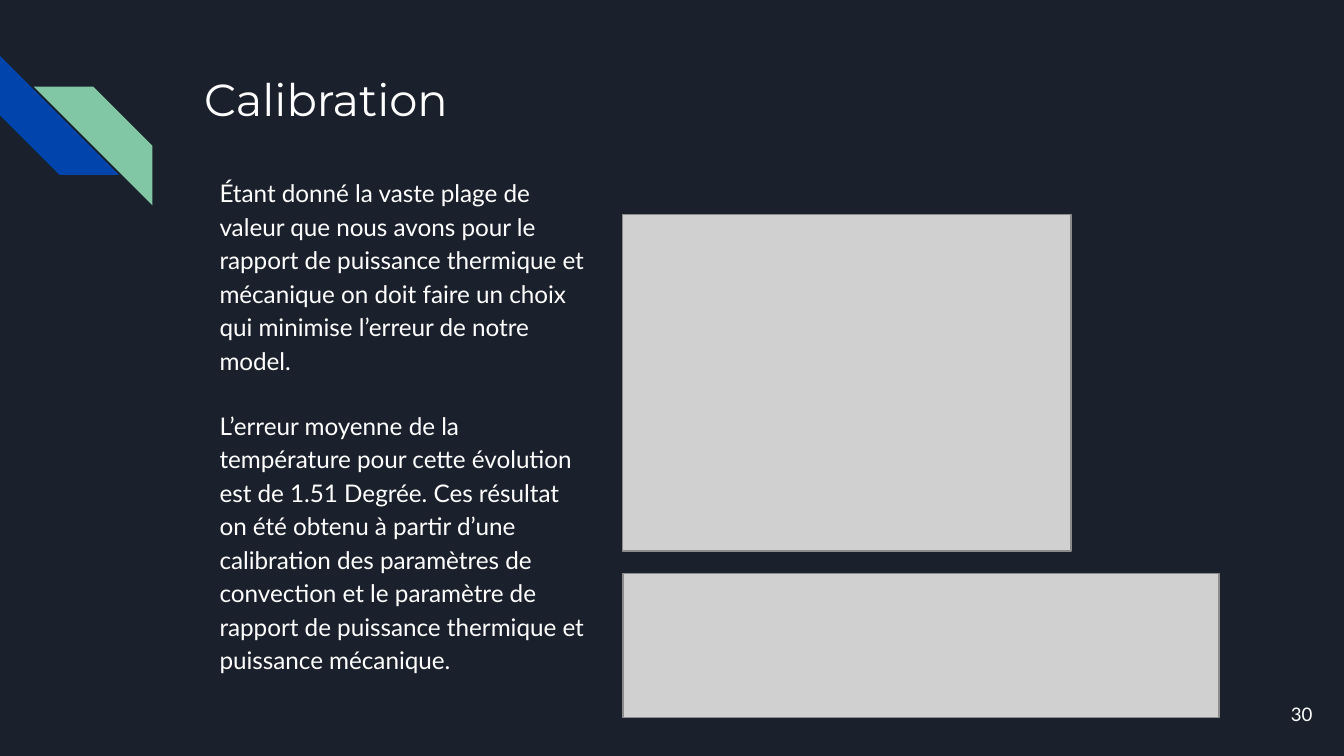
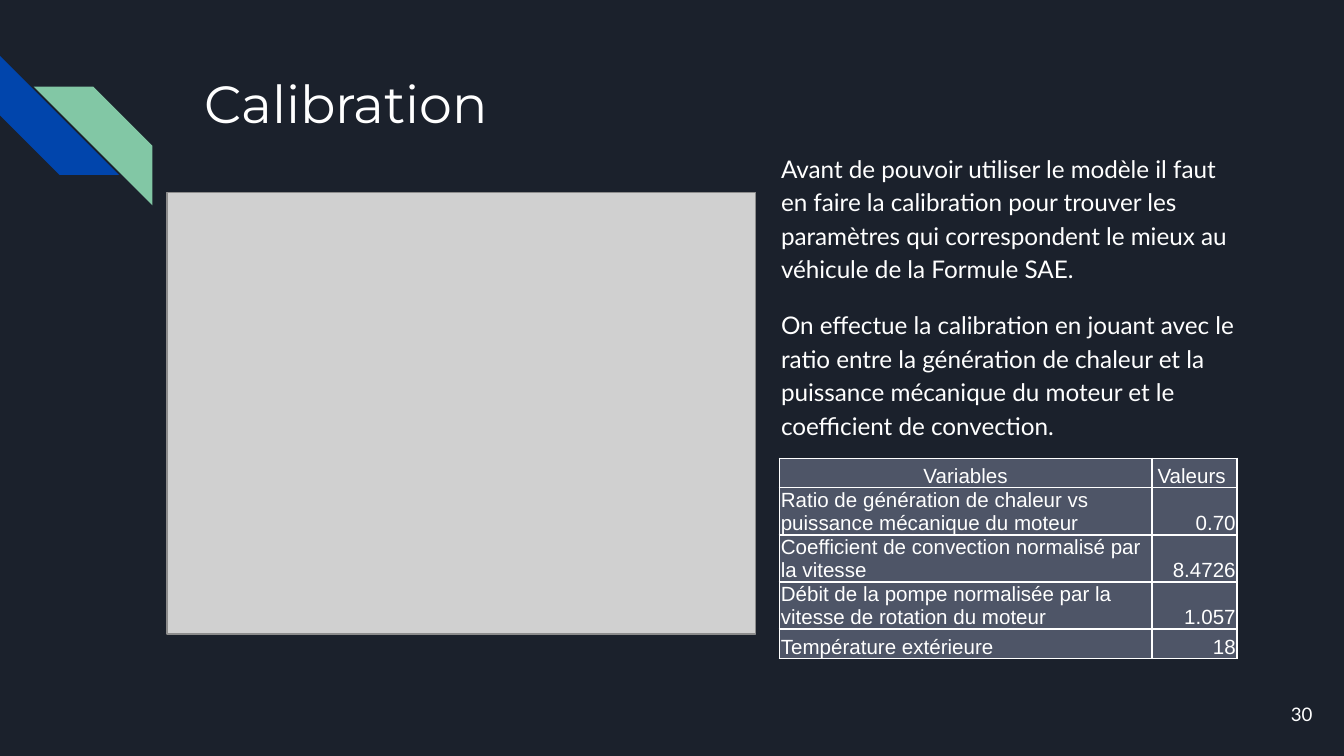
Before and after one commit to Luckabarbeau/Final_projet_mec8211, a slide deck: slide 30 of Presentation-projet-de-session.pptx. Drawn at 1344x756 pixels with LibreOffice and Linux fonts; fonts in the diff are those of the drawing; grey boxes stand for pictures. Boxes give left, top, right and bottom in pixels: in the first picture for what was removed or moved away, otherwise in the second. Text is boxed around its words. In the diff, an @@ line names an element or a change of style, - is before the commit and + after.

```diff
--- a/Presentation-projet-de-session.pptx
+++ b/Presentation-projet-de-session.pptx
@@ title "Calibration" at [204, 84, 488, 124]: size 24 to 28 pt @@
@@ text at [781, 160, 1234, 435]: text changed @@
-Étant donné la vaste plage de valeur que nous avons pour le rapport de puissance thermique et mécanique on doit faire un choix qui minimise l’erreur de notre model.
+Avant de pouvoir utiliser le modèle il faut en faire la calibration pour trouver les paramètres qui correspondent le mieux au véhicule de la Formule SAE.
+On effectue la calibration en jouant avec le ratio entre la génération de chaleur et la puissance mécanique du moteur et le coefficient de convection.
@@ picture: place and size @@
-picture at [622, 215, 1071, 551]
+picture at [167, 192, 755, 634]
@@ text removed at [220, 416, 584, 673] @@
-L’erreur moyenne de la température pour cette évolution est de 1.51 Degrée. Ces résultat on été obtenu à partir d’une calibration des paramètres de convection et le paramètre de rapport de puissance thermique et puissance mécanique.
@@ table added at [780, 458, 1236, 669], 5 rows, 2 columns @@
+Variables | Valeurs
+Ratio de génération de chaleur vs puissance mécanique du moteur | 0.70
+Coefficient de convection normalisé par la vitesse | 8.4726
+Débit de la pompe normalisée par la vitesse de rotation du moteur | 1.057
+Température extérieure | 18
@@ picture removed at [622, 574, 1219, 718] @@
```
Also in this commit, not shown: 12 other slides changed, 2 other files.
